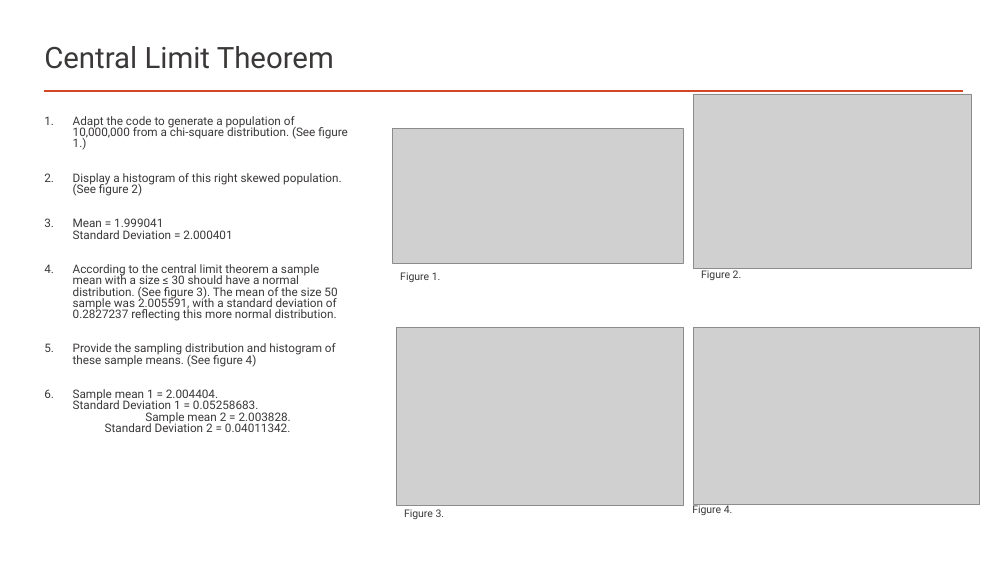
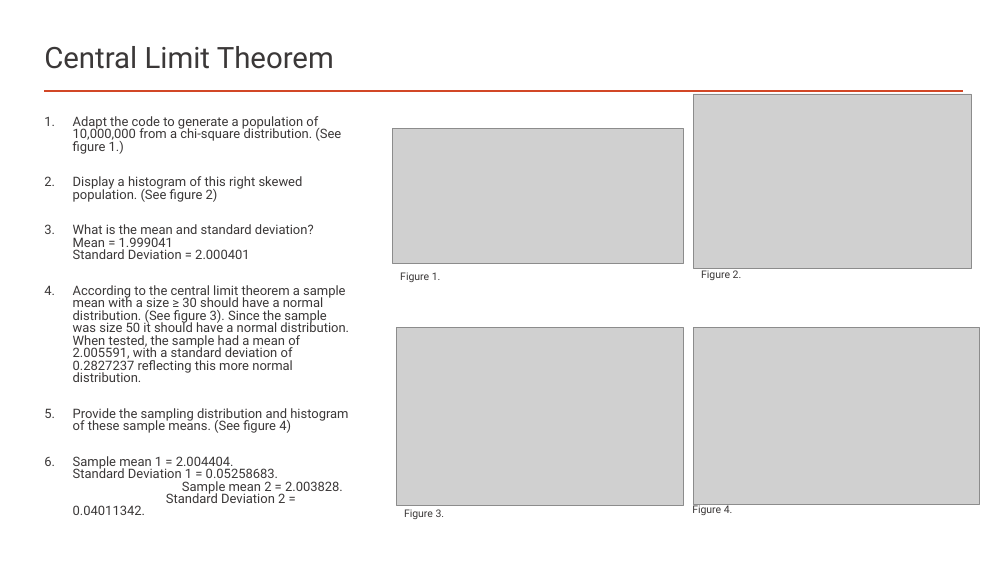
Before and after one commit to Weiprecht/Doing-Data-Science, a slide deck: slide 3 of Chapter1/Adam_Ercanbrack_DDS_Unit1_Assignment_08212023.pptx. Drawn at 1008x567 pixels with LibreOffice and Linux fonts; fonts in the diff are those of the drawing; grey boxes stand for pictures. Boxes give left, top, right and bottom in pixels: in the first picture for what was removed or moved away, otherwise in the second. Text is boxed around its words. In the diff, an @@ line names an element or a change of style, - is before the commit and + after.

```diff
--- a/Chapter1/Adam_Ercanbrack_DDS_Unit1_Assignment_08212023.pptx
+++ b/Chapter1/Adam_Ercanbrack_DDS_Unit1_Assignment_08212023.pptx
@@ text at <box>73,116,348,515</box>: size 11.2 to 12.4 pt in "Adapt the code to generate a population ...", "Display a histogram of this right skewed ...", "Provide the sampling distribution and histogram of ...", "Sample mean 1 = 2.004404. Standard Deviation ..." @@
@@ text at <box>73,224,349,382</box>: text changed; size 11.2 to 12.4 pt @@
-3. Mean = 1.999041 Standard Deviation = 2.000401
-4. According to the central limit theorem a sample mean with a size ≤ 30 should have a normal distribution. (See figure 3). The mean of the size 50 sample was 2.005591, with a standard deviation of 0.2827237 reflecting this more normal distribution.
+3. What is the mean and standard deviation? Mean = 1.999041 Standard Deviation = 2.000401
+4. According to the central limit theorem a sample mean with a size ≥ 30 should have a normal distribution. (See figure 3). Since the sample was size 50 it should have a normal distribution. When tested, the sample had a mean of 2.005591, with a standard deviation of 0.2827237 reflecting this more normal distribution.
```
Also in this commit, not shown: 1 other slide changed, 12 other files.
